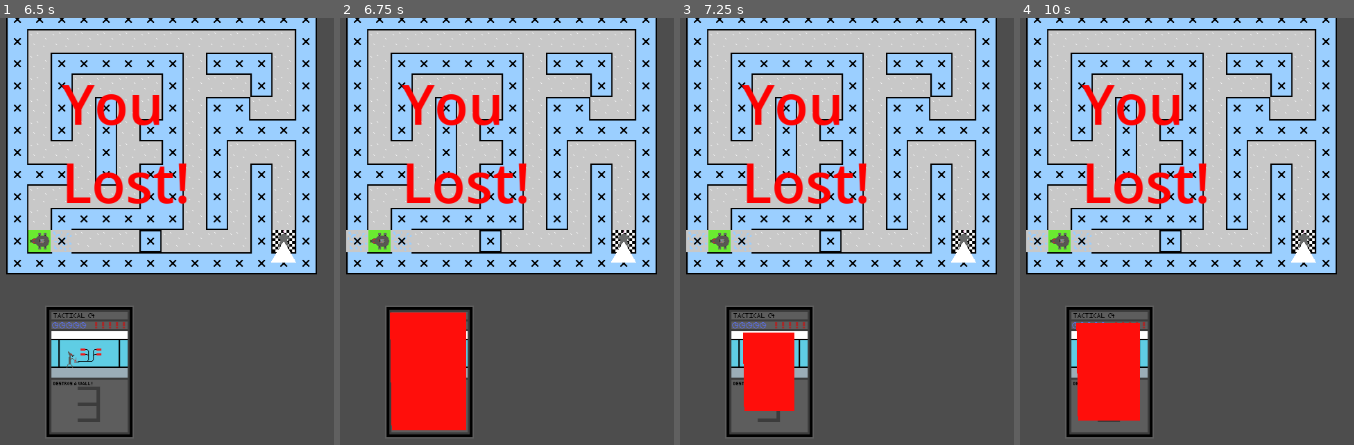
Above: before the commit, frames 1-4 (left to right).
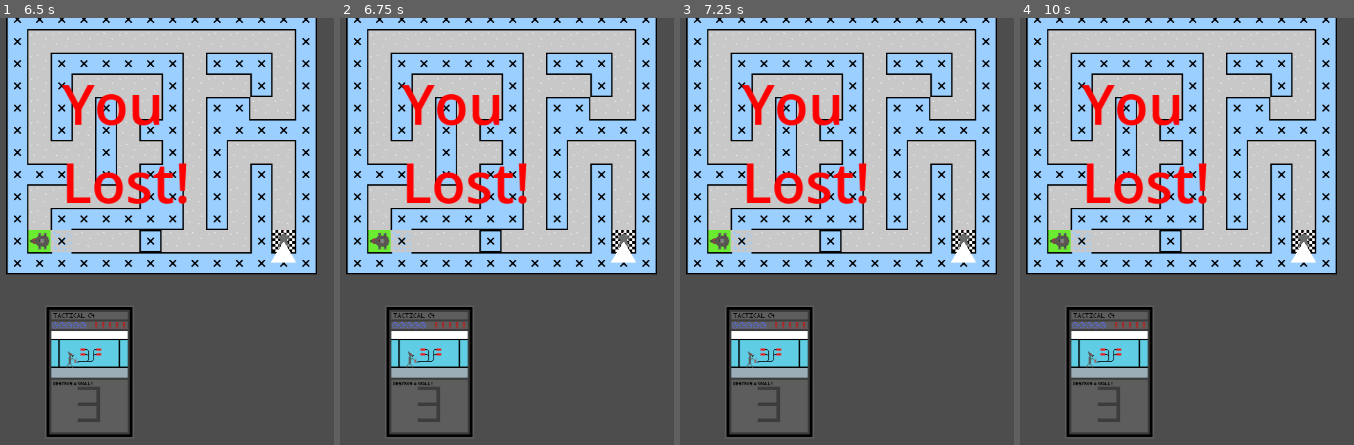
Above: after the commit, the same moments.

Repository: johannagroven/dontratmeout
Game: Godot game, scene res://main.tscn
Two runs of this game, one before a commit and one after it. Both use one fixed random seed, a clock stepped at 60 frames per second and the inputs below.
Inputs:
- Up to frame 1 (6.5 s): tap Enter at 0.5 s; hold Right (ui_right) 0.53-1.28 s; tap 3 every 1.5 s from 0.6 to 5.1 s; hold Down (ui_down) 1.28-2.03 s; tap 4 every 1.5 s from 1.35 to 5.85 s; hold Right (ui_right) 2.03-2.78 s; hold Up (ui_up) 2.78-3.53 s; hold Left (ui_left) 3.53-5.03 s; hold Down (ui_down) 5.03-5.78 s; tap Space at 5.75 s; hold Right (ui_right) from 5.78 s (still down)
- Up to frame 2 (6.75 s): tap Enter at 6.5 s; release Right (ui_right) at 6.53 s; hold Up (ui_up) from 6.53 s (still down); tap 3 at 6.6 s
- Up to frame 3 (7.25 s): keep holding Up (ui_up)
- Up to frame 4 (10 s): release Up (ui_up) at 7.28 s; hold Right (ui_right) 7.28-8.03 s; tap 4 at 7.35, 8.85 s; hold Down (ui_down) 8.03-8.78 s; tap 3 at 8.1, 9.6 s; tap Space at 8.75 s; hold Left (ui_left) 8.78-9.53 s; tap Enter at 9.5 s; hold Up (ui_up) from 9.53 s (still down)

Frame 1 is identical in both runs. In frame 2, 6.6% of the frame differs, in the area x 1-38%, y 49-97%; in frame 3, 3.1%; in frame 4, 4.6%.

Commit message:
disallow input if not in playing state

Diff:
--- a/character.gd
+++ b/character.gd
@@ -193,6 +193,8 @@
 	return tile_data.get_collision_polygons_count(0) < 1
 
 func _input(event):
+	if state != STATES.PLAYING:
+		return
 	if event is InputEventKey and event.pressed:
 		if event.keycode == KEY_3: # Tear down wall
 			if wallAbility.use():
